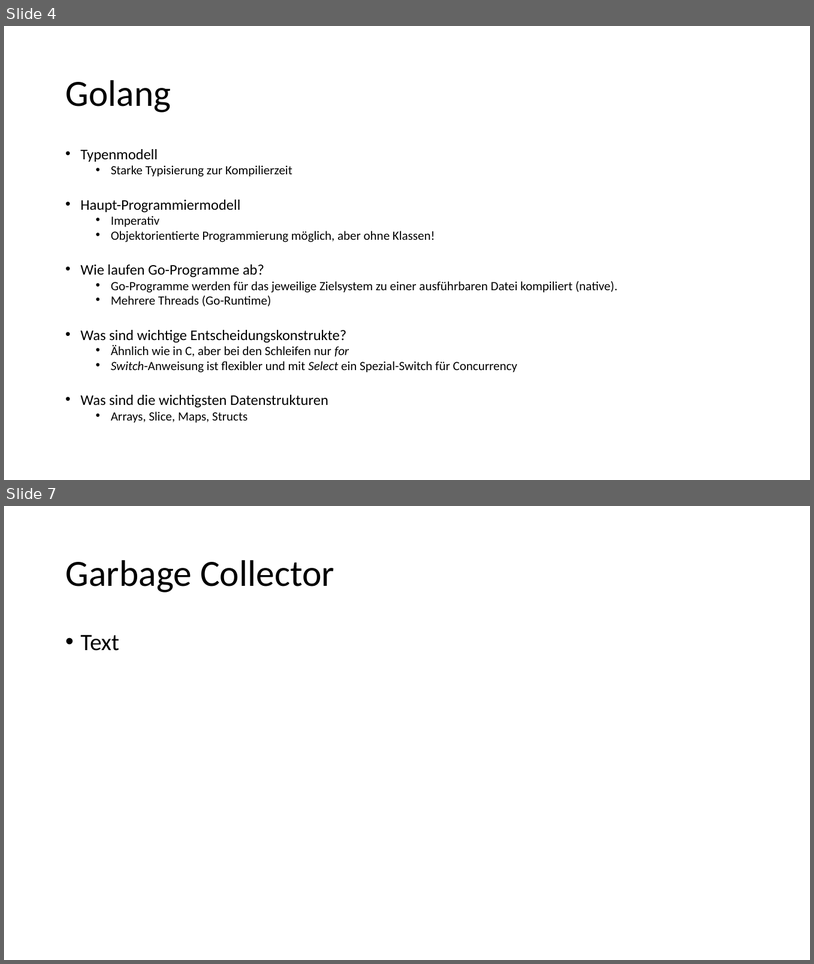
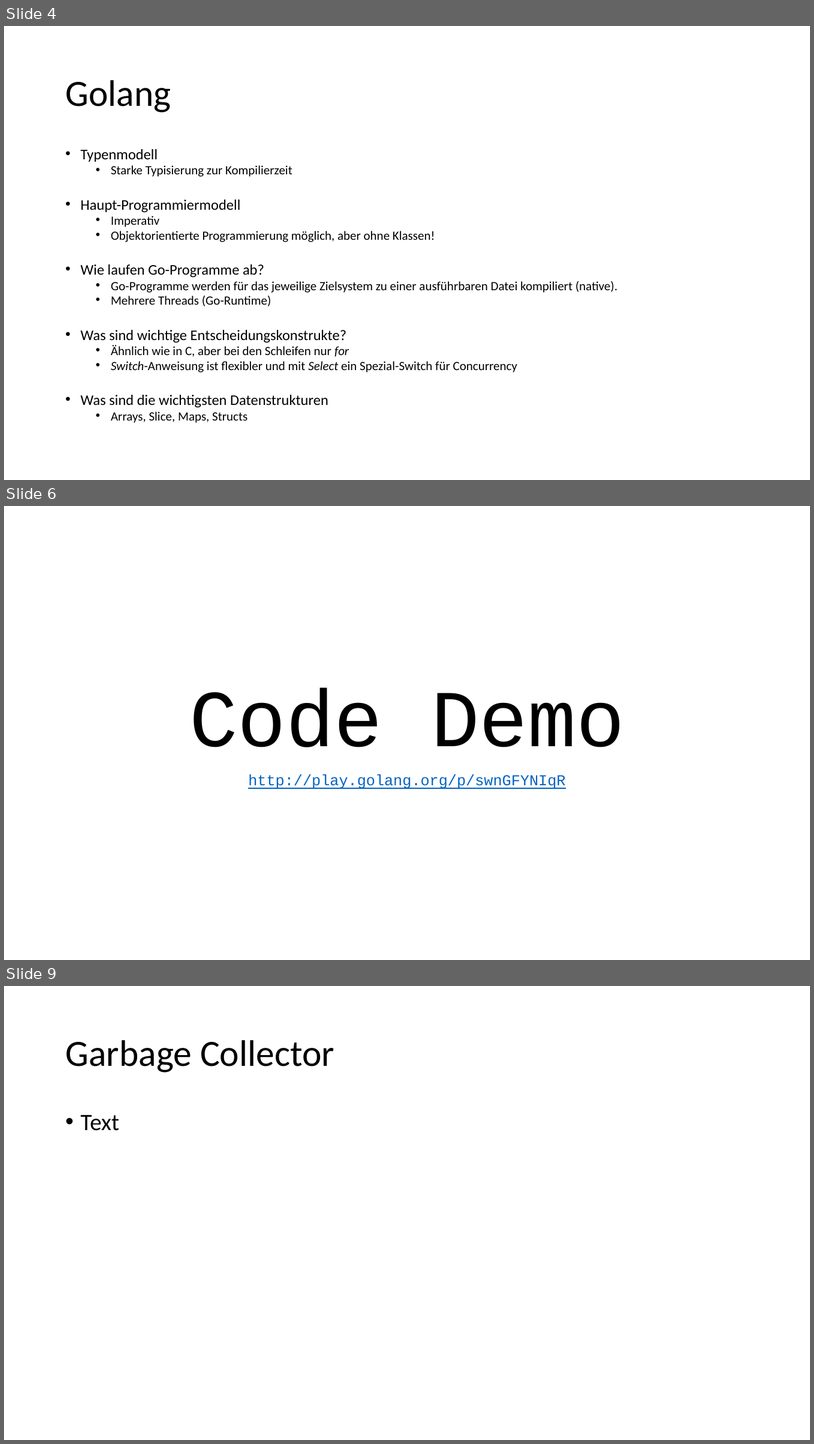
Before and after one commit to alexsuter/golang-experience, a slide deck: presi/presi.pptx. Shown one above the other, each under a label of ours: slides 4 and 7 before the commit, slides 4, 6 and 9 after it; the slides between them are not shown. The pictures are 814x964 and 814x1444 pixels, drawn with LibreOffice and Linux fonts; fonts in the diff are those of the drawing. Boxes give left, top, right and bottom in pixels: in the first picture for what was removed or moved away, otherwise in the second. Text is boxed around its words. In the diff, an @@ line names an element or a change of style, - is before the commit and + after.

```diff
--- a/presi/presi.pptx
+++ b/presi/presi.pptx
@@ slide 6 added at <box>4,506,810,960</box>, background #FFFFFF @@
@@ text added at <box>189,688,625,789</box>, 18 pt, text #0563C1, underline @@
+Code Demo
+http://play.golang.org/p/swnGFYNIqR
@@ what was slide 7 is now slide 9 @@
```
Also in this commit, not shown: 2 slides changed, 2 other slides added, 1 slide removed.
